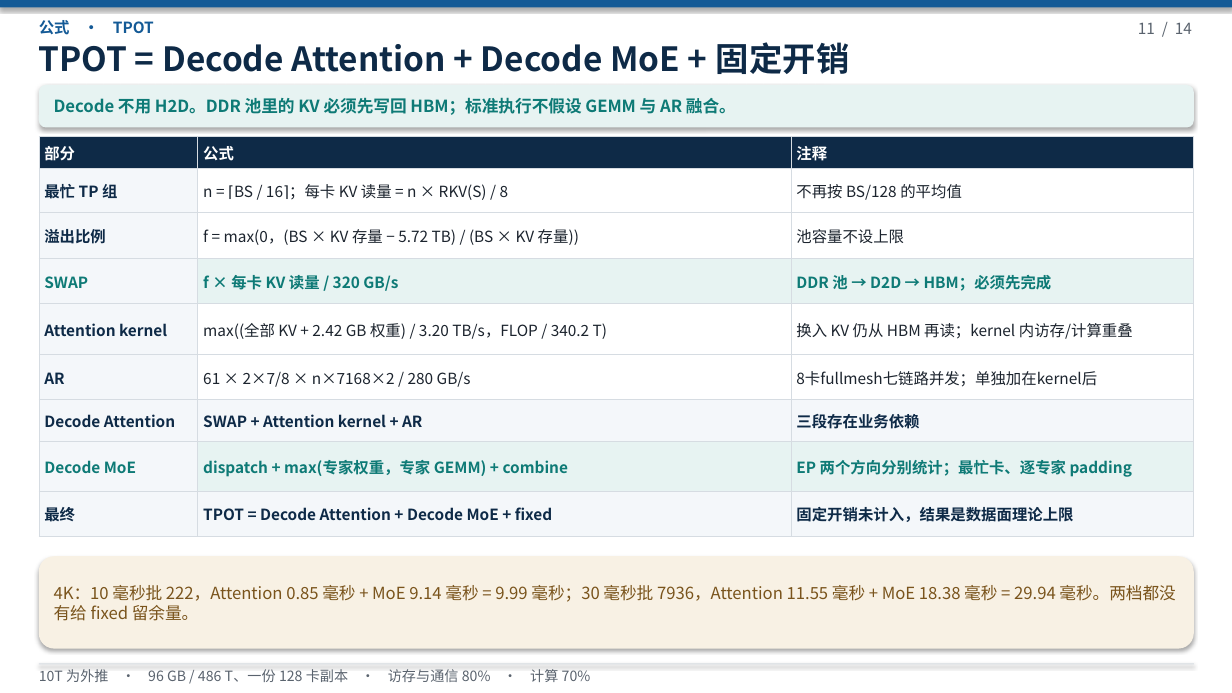
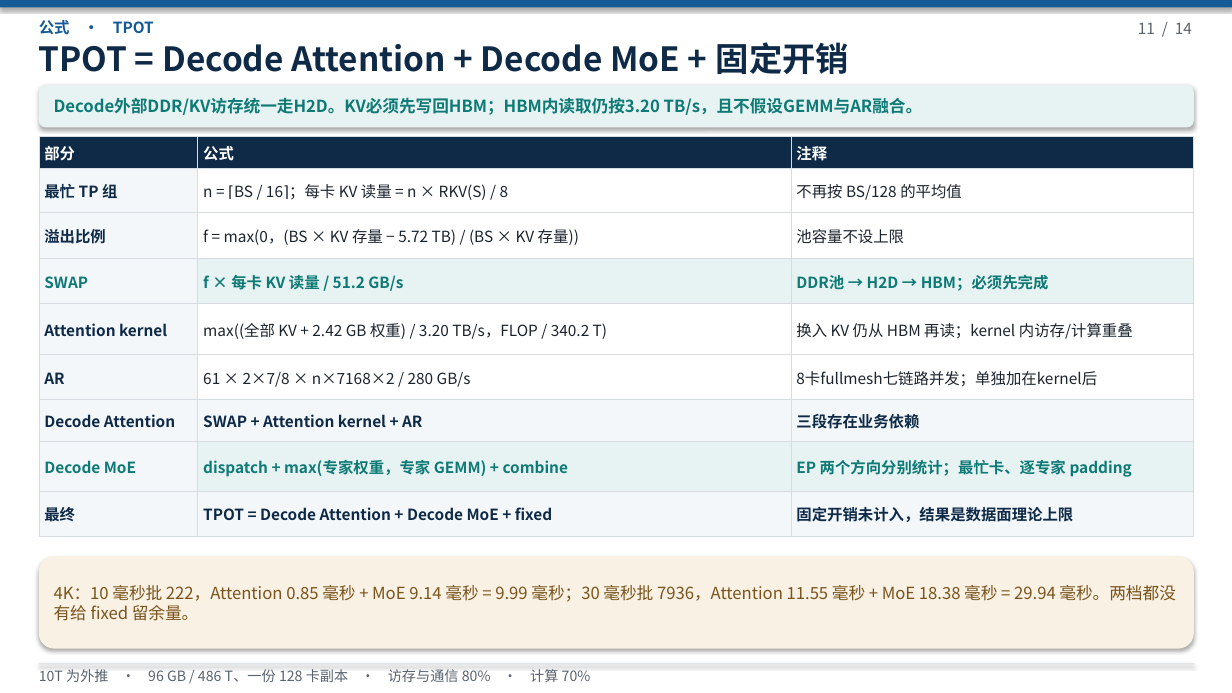
Before and after one commit to 69515164-rgb/UCL-MPComm, a slide deck: slide 11 of docs/deepseek-96g-slo.pptx. Drawn at 1232x693 pixels with LibreOffice and Linux fonts; fonts in the diff are those of the drawing. Boxes give left, top, right and bottom in pixels: in the first picture for what was removed or moved away, otherwise in the second. Text is boxed around its words. In the diff, an @@ line names an element or a change of style, - is before the commit and + after.

```diff
--- a/docs/deepseek-96g-slo.pptx
+++ b/docs/deepseek-96g-slo.pptx
@@ text at (x1=54, y1=97, x2=923, y2=115): text changed @@
-Decode 不用 H2D。DDR 池里的 KV 必须先写回 HBM；标准执行不假设 GEMM 与 AR 融合。
+Decode外部DDR/KV访存统一走H2D。KV必须先写回HBM；HBM内读取仍按3.20 TB/s，且不假设GEMM与AR融合。
@@ table at (x1=39, y1=137, x2=1194, y2=536) @@
-row 4, column 2: f × 每卡 KV 读量 / 320 GB/s
+row 4, column 2: f × 每卡 KV 读量 / 51.2 GB/s
-row 4, column 3: DDR 池 → D2D → HBM；必须先完成
+row 4, column 3: DDR池 → H2D → HBM；必须先完成
```
Also in this commit, not shown: 6 other slides changed, 1 other file.
